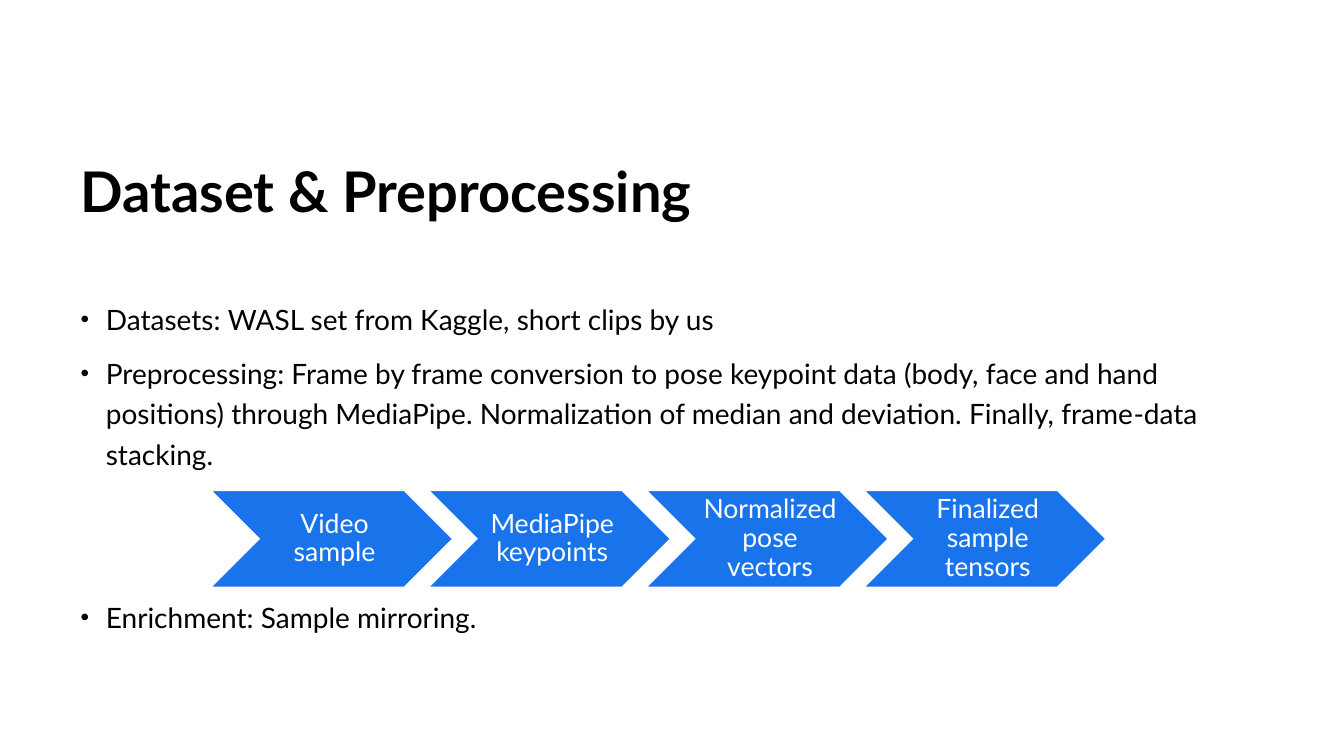
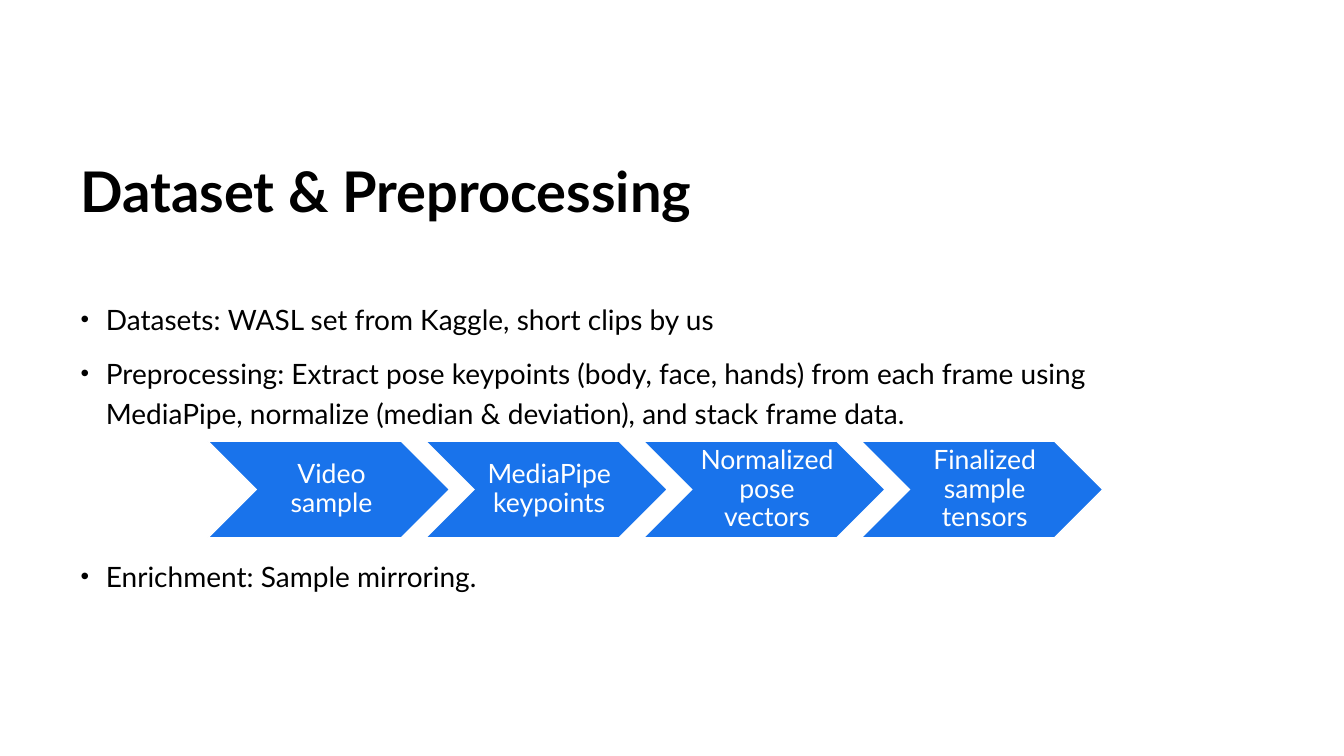
Before and after one commit to ellahazelbar/DeepWS, a slide deck: slide 3 of ASL translator.pptx. Drawn at 1344x756 pixels with LibreOffice and Linux fonts; fonts in the diff are those of the drawing; background and template pictures are left out. Boxes give left, top, right and bottom in pixels: in the first picture for what was removed or moved away, otherwise in the second. Text is boxed around its words. In the diff, an @@ line names an element or a change of style, - is before the commit and + after.

```diff
--- a/ASL translator.pptx
+++ b/ASL translator.pptx
@@ text at (106, 362, 1086, 429): text changed @@
-• Preprocessing: Frame by frame conversion to pose keypoint data (body, face and hand positions) through MediaPipe. Normalization of median and deviation. Finally, frame-data stacking.
+• Preprocessing: Extract pose keypoints (body, face, hands) from each frame using MediaPipe, normalize (median & deviation), and stack frame data.
@@ 4 texts, 4 chevrons: place and size @@
-4 texts, 4 chevrons at (211, 491, 1106, 588)
+4 texts, 4 chevrons at (208, 442, 1103, 538)
```
Also in this commit, not shown: 3 other slides changed.
